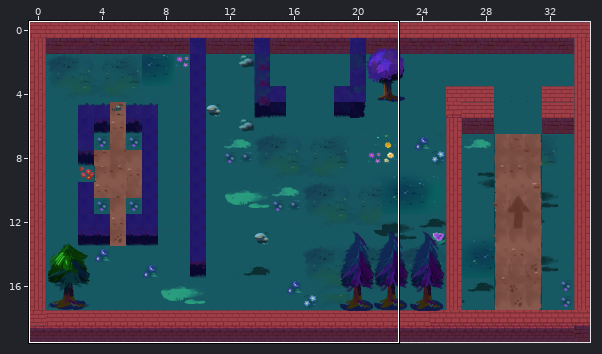
Tiled map: assets/maps/hard4.tmx. Above: a wide view before the commit, with the close-up outlined.
Close-up. Before the commit:
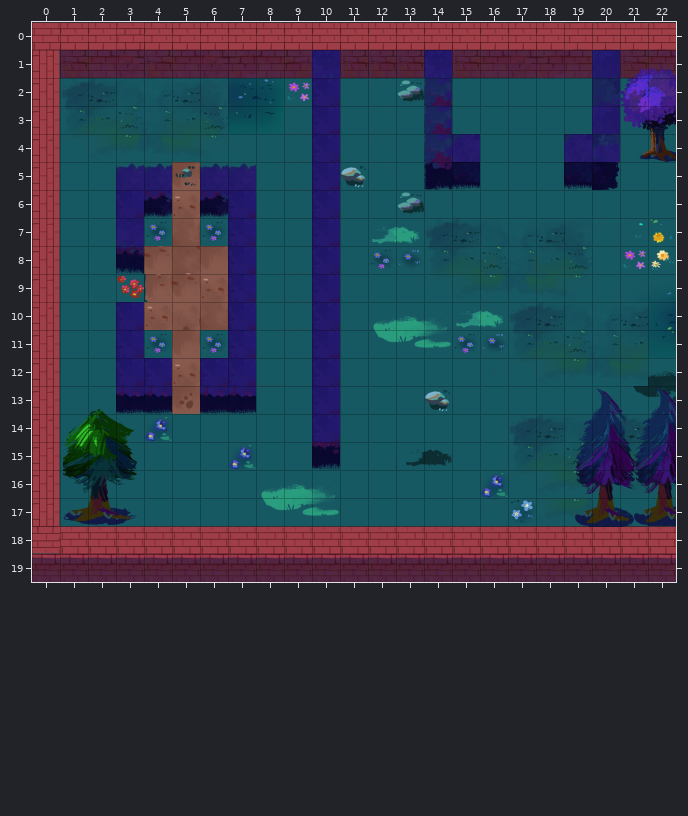
Cells are 128x128 px. Shown: x 0..22, y 0..19. The commit also changed other parts of the map, which this record leaves out.
New version:
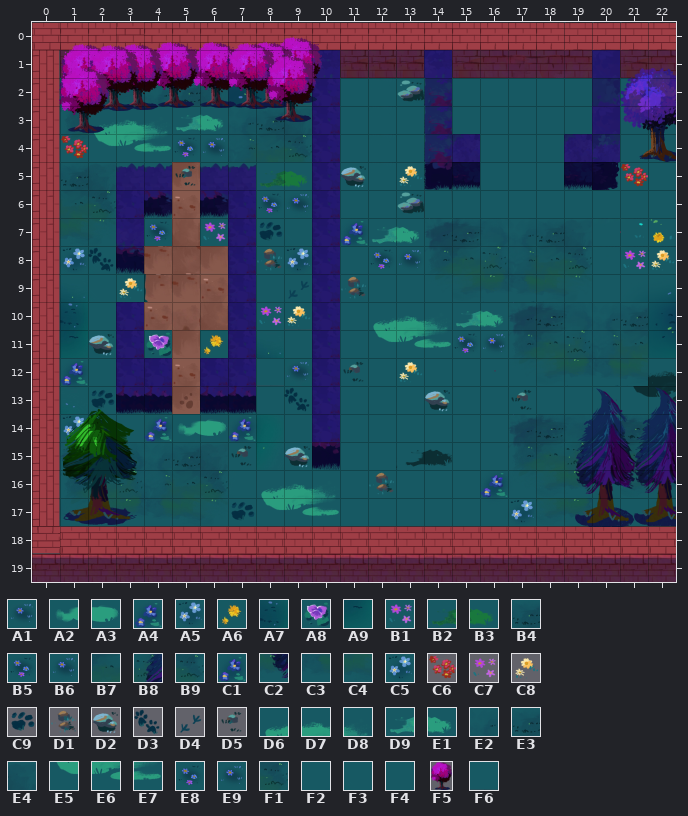
Key: from "decorations": A1 16, A2 26, A3 27, A4 28, A5 41, A6 44, A7 51, A8 58, A9 63, B1 66; from "decorations-2": B2 3, B3 4, B4 9, B5 15, B6 16, B7 18, B8 19, B9 22, C1 28, C2 31, C3 32, C4 33, C5 41, C6 53, C7 66, C8 67, C9 97, D1 104, D2 105, D3 109, D4 113, D5 117; from "path-1": D6 0, D7 1, D8 2, D9 3, E1 4, E2 8, E3 9, E4 10, E5 15, E6 16, E7 17, E8 18, E9 19, F1 25, F2 31, F3 50, F4 113; from "trees": F5 4 "tree5"; from "walls-2": F6 29.
__ is an empty cell, ## one hidden under a higher layer, .. an unchanged one.
Objects are placed by their top-left corner, in cells (3,4 is the top-left corner of cell 3,4); size is 1x1 cell unless given.
See-through tiles are keyed as they look on the map.
The exact change:
--- layer "ground"
@@ x 6..9 @@
- 5 .. .. .. F6
- 6 .. .. F3 F3
- 7 E8 .. .. ..
- 8 .. .. F3 F6
- 9 .. .. .. F6
+ 5 .. .. .. F4
+ 6 .. .. F4 F4
+ 7 B1 .. .. ..
+ 8 .. .. F4 ##
+ 9 .. .. .. F4
@@ x 4..6 @@
-11 E8 .. E8
+11 A8 .. A6
--- layer "decoration"
@@ x 1..21 @@
- 3 .. __ __ __ __ __ __ __ __ .. .. .. .. .. .. .. .. .. .. .. ..
- 4 __ __ __ __ __ __ .. .. __ .. .. .. .. .. .. .. .. .. .. .. ..
- 5 __ .. .. .. .. .. .. __ __ .. .. .. __ .. .. .. .. .. .. .. __
- 6 .. __ .. .. .. .. .. __ __ .. .. .. .. .. .. .. .. .. .. .. ..
- 7 __ .. .. .. .. .. .. __ .. .. __ .. .. .. .. .. .. .. .. .. ..
- 8 __ __ .. .. .. .. .. __ __ .. .. .. .. .. .. .. .. .. .. .. ..
- 9 .. .. C6 .. .. .. .. .. __ .. __ .. .. .. .. .. .. .. .. .. ..
-10 __ .. .. .. .. .. .. __ __ .. .. .. .. .. .. .. .. .. .. .. ..
-11 __ __ .. .. .. .. .. .. .. .. .. .. .. .. .. .. .. .. .. .. ..
-12 __ .. .. .. .. .. .. .. __ .. __ .. F2 .. .. .. .. .. .. .. ..
-13 .. __ .. .. .. .. .. .. __ .. .. .. .. .. .. .. __ .. .. .. ..
-14 __ .. .. .. __ __ __ .. .. .. .. .. .. .. .. .. .. .. .. .. ..
-15 .. .. .. .. __ .. A4 .. __ .. .. .. .. .. .. .. .. .. .. .. ..
-16 .. __ __ .. .. __ .. .. .. .. .. __ .. .. .. .. .. .. .. .. ..
-17 .. .. __ __ __ .. __ .. .. .. .. .. .. .. .. .. .. .. .. .. ..
+ 3 .. D6 D7 D8 D9 E1 E2 E3 E4 .. .. .. .. .. .. .. .. .. .. .. ..
+ 4 C6 E5 E6 E7 E8 E9 .. .. F1 .. .. .. .. .. .. .. .. .. .. .. ..
+ 5 B4 .. .. .. .. .. .. B2 B3 .. .. .. C8 .. .. .. .. .. .. .. C6
+ 6 .. B9 .. .. .. .. .. B5 B6 .. .. .. .. .. .. .. .. .. .. .. ..
+ 7 C4 .. .. .. .. .. .. C9 .. .. C1 .. .. .. .. .. .. .. .. .. ..
+ 8 C5 D3 .. .. .. .. .. D1 A5 .. .. .. .. .. .. .. .. .. .. .. ..
+ 9 .. .. C8 .. .. .. .. .. D4 .. D1 .. .. .. .. .. .. .. .. .. ..
+10 A7 .. .. .. .. .. .. C7 C8 .. .. .. .. .. .. .. .. .. .. .. ..
+11 A9 D2 .. .. .. .. .. .. .. .. .. .. .. .. .. .. .. .. .. .. ..
+12 C1 .. .. .. .. .. .. .. A1 .. D5 .. C8 .. .. .. .. .. .. .. ..
+13 .. C9 .. .. .. .. .. .. D3 .. .. .. .. .. .. .. D5 .. .. .. ..
+14 C5 .. .. .. A2 A3 A4 .. .. .. .. .. .. .. .. .. .. .. .. .. ..
+15 .. .. .. .. B4 .. D5 .. D2 .. .. .. .. .. .. .. .. .. .. .. ..
+16 .. B7 B8 .. .. B9 .. .. .. .. .. D1 .. .. .. .. .. .. .. .. ..
+17 .. .. C2 C3 C4 .. C9 .. .. .. .. .. .. .. .. .. .. .. .. .. ..
--- layer "images"
+F5 "tree5" at 8.6,0.6 size 1.8x2.3
+F5 "tree5" at 5.7,0.7 size 1.8x2.3
+F5 "tree5" at 4.2,0.7 size 1.8x2.3
+F5 "tree5" at 7.6,0.7 size 1.8x2.3
+F5 "tree5" at 6.9,0.8 size 1.8x2.3
+F5 "tree5" at 2.9,0.8 size 1.8x2.3
+F5 "tree5" at 1,0.8 size 1.8x2.3
+F5 "tree5" at 2,0.8 size 1.8x2.3
+F5 "tree5" at 8.3,1.2 size 1.8x2.3
+F5 "tree5" at 1,1.6 size 1.8x2.3
